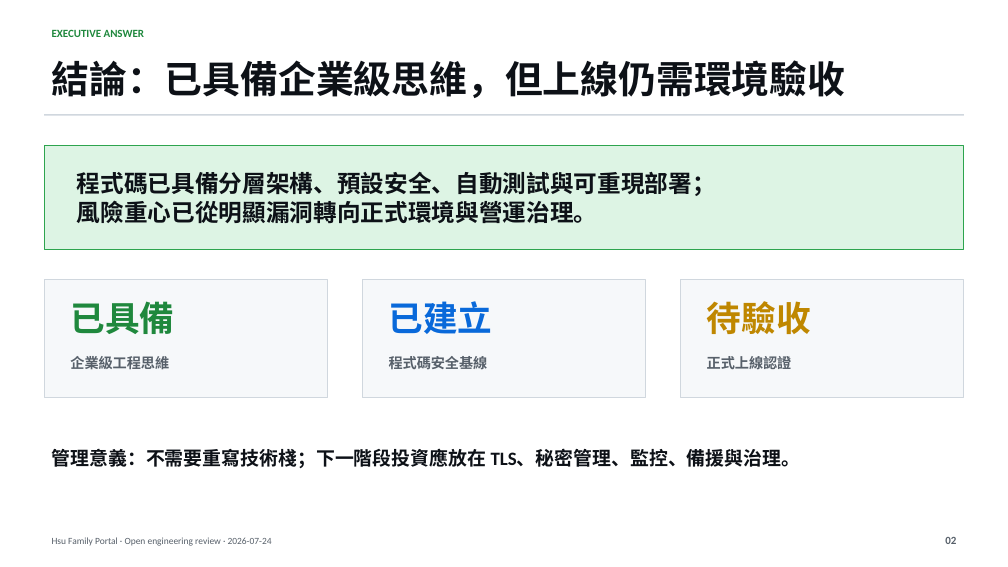
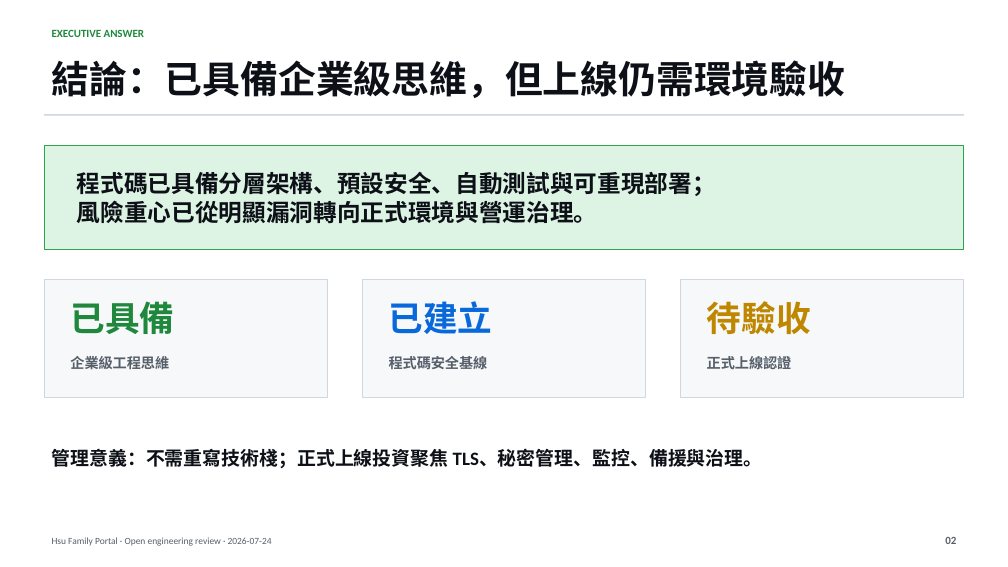
Before and after one commit to helloapple080/HsuFamily, a slide deck: slide 2 of docs/presentation/HsuFamily-Enterprise-Readiness.pptx. Drawn at 1008x567 pixels with LibreOffice and Linux fonts; fonts in the diff are those of the drawing. Boxes give left, top, right and bottom in pixels: in the first picture for what was removed or moved away, otherwise in the second. Text is boxed around its words. In the diff, an @@ line names an element or a change of style, - is before the commit and + after.

```diff
--- a/docs/presentation/HsuFamily-Enterprise-Readiness.pptx
+++ b/docs/presentation/HsuFamily-Enterprise-Readiness.pptx
@@ text at (52,449,763,468): text changed @@
-管理意義：不需要重寫技術棧；下一階段投資應放在 TLS、秘密管理、監控、備援與治理。
+管理意義：不需重寫技術棧；正式上線投資聚焦 TLS、秘密管理、監控、備援與治理。
```
Also in this commit, not shown: 6 other slides changed, 12 other files.
